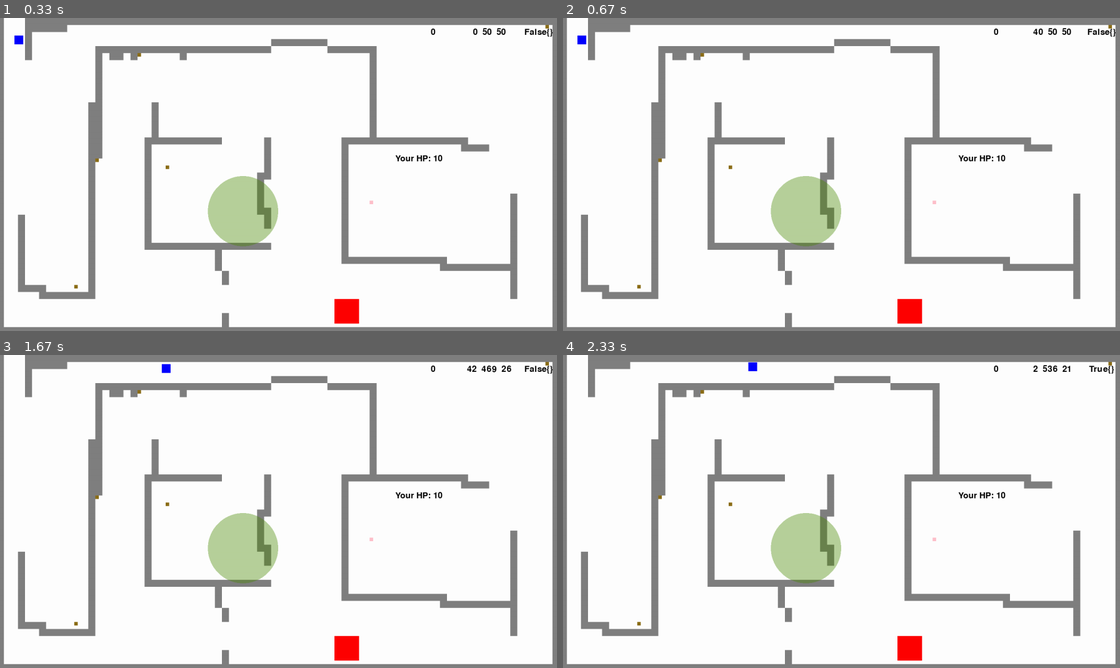
Above: before the commit, frames 1-4 (two rows, left to right).
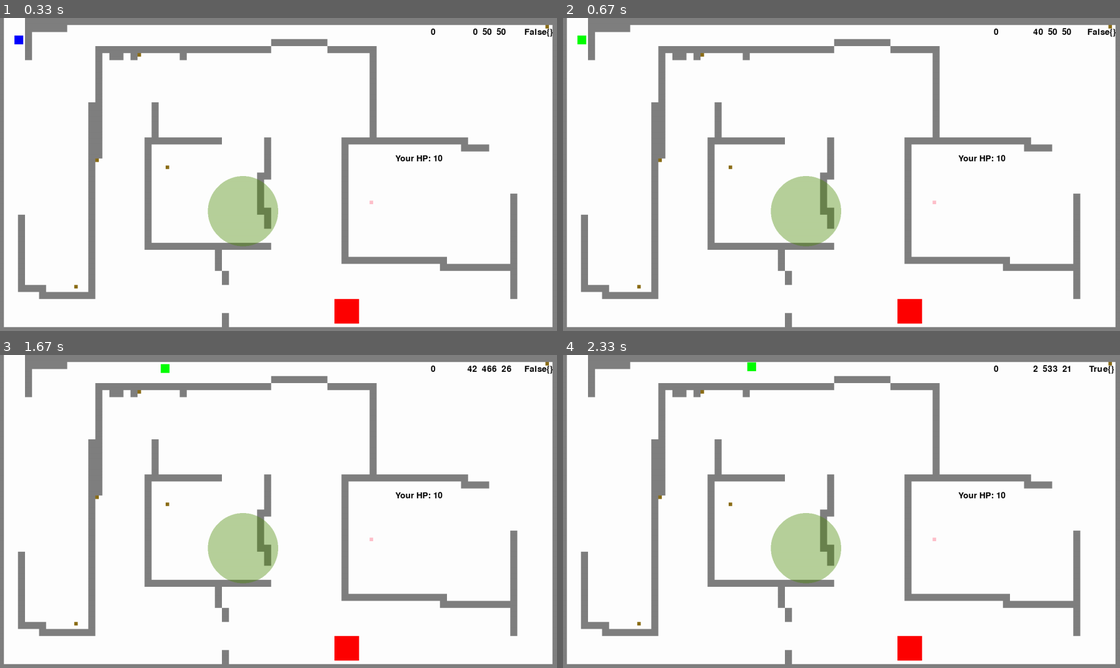
Above: after the commit, the same moments.

Repository: HerbertHomolka1/touhou
Game: pygame game, started from mypygame.py
The game is run twice, just before and just after one commit, with the same random seed, the same clock (stepped at 60 frames per second) and the same inputs.
Inputs (mouse positions are in pixels of both pictures, inside the frame that each line leads up to):
- Up to frame 1 (0.33 s): no input
- Up to frame 2 (0.67 s): tap Space at 0.33 s
- Up to frame 3 (1.67 s): press the mouse at (295, 605) at 0.7 s; move the mouse to (317, 570) at 0.8 s; release the mouse at (334, 536) at 0.93 s; hold Right 1-1.47 s; move the mouse to (289, 408) at 1.03 s; tap Space at 1.07, 1.37, 1.57 s; hold Up from 1.5 s (still down)
- Up to frame 4 (2.33 s): release Up at 1.8 s; hold Right 1.83-2.3 s; tap Space at 1.9, 2.2 s; tap I at 1.98 s

Frame 1 is identical in both runs. In frame 2, less than 0.1% of the frame differs, in the area x 2-5%, y 5-9%; in frame 3, 0.1%, in the area x 28-90%, y 2-6%; in frame 4, less than 0.1%.

Commit message:
code cleaned. not yet distributed into more files.

Diff:
--- a/mypygame.py
+++ b/mypygame.py
@@ -516,15 +516,12 @@
 
     def attack(self, whom):
         my_damage = self.get_stats('strength')
-        print("{} attacks for {} damage.".format(self.name, my_damage))
+
         whom.receive_damage(my_damage)
 
     def receive_damage(self, damage):
         self.hp -= damage
-        if self.hp <= 0:
-            print("{} has been defeated!".format(self.name))
-        else:
-            print("{} received {} damage. Remaining HP: {}".format(self.name, damage, self.hp))
+
 
     def inflict_status(self, status_effect):
         self.status[status_effect.__class__.__name__] = status_effect
@@ -604,26 +601,36 @@
         spell_methods = [getattr(spell, method) for method in dir(spell) if callable(getattr(spell, method)) and not method.startswith("__")]
         self.learned_spells = self.learned_spells.union(spell_methods)
 
-    def teleport(self, keys):
+    def teleport(self, keys, walls):
         if 'teleport' in self.learned_spells:
-            #say_sth(you,str(self.teleport_countdown))
             if keys[K_SPACE]:
-
                 if self.teleport_countdown == 0:
-
+                    change_x = 0
+                    change_y = 0
                     if keys[K_RIGHT]:
-                        self.x += 400
+                        change_x = 1
                     elif keys[K_LEFT]:
-                        self.x -= 400
-                    else:
-                        self.x += 0
+                        change_x = -1
                     if keys[K_DOWN]:
-                        self.y += 400
+                        change_y = 1
                     elif keys[K_UP]:
-                        self.y -=400
-                    else:
-                        self.y += 0
-                        print(keys[K_RIGHT] or keys[K_DOWN])
+                        change_y = -1
+
+                    new_x = self.x + 400 * change_x
+                    new_y = self.y + 400 * change_y
+                    new_rect = pygame.Rect(new_x, new_y, 8, 8)
+
+                    collision_detected = False
+                    for wall in walls:
+                        if new_rect.colliderect(wall):
+                            collision_detected = True
+                            break
+
+                    if not collision_detected:
+                        self.x = new_x
+                        self.y = new_y
+                        self.rect = new_rect
+
 
                     self.teleport_countdown = 60
             if self.teleport_countdown > 0:
@@ -660,7 +667,7 @@
 
 
 
-    def control_your_movement(self,keys):
+    def control_your_movement(self,keys,walls):
 
         if (keys[K_LEFT] or keys[K_RIGHT]) and (keys[K_UP] or keys[K_DOWN]):
             modifier = math.sqrt(2)/2
@@ -683,11 +690,10 @@
         if keys[K_DOWN]:
             you.y += your_speed *modifier
 
-        you.teleport(keys)
-
 
         you.rect = pygame.Rect(you.x, you.y, you.size, you.size)
         avoid_wall_collision(you)
+        you.teleport(keys,walls)
 
     def attempt_escape(self):
         if you.immunity['left_or_right'] == 'left':
@@ -898,6 +904,8 @@
 # Initialize Pygame
 pygame.init()
 
+print('start')
+
 # Set up the display
 window_width, window_height = 1600, 900
 window = pygame.display.set_mode((window_width, window_height))
@@ -967,11 +975,10 @@
     if 'Bind' in you.status:
         you.attempt_escape()
     else:
-        you.control_your_movement(keys)    # Update the enemy's position to move towards the player
+        you.control_your_movement(keys,walls)    # Update the enemy's position to move towards the player
 
     you.immunity_check_and_setup()
 
-    #print(you.stealth)
 
     enemy_behaviour(enemies, you, walls)
 
@@ -983,7 +990,10 @@
         pygame.draw.rect(window, GRAY, wall)
 
     # Draw the player
-    pygame.draw.rect(window, BLUE, (you.x, you.y, your_size, your_size))
+    if you.teleport_countdown > 0:
+        pygame.draw.rect(window, GREEN, (you.x, you.y, your_size, your_size))
+    else:
+        pygame.draw.rect(window, BLUE, (you.x, you.y, your_size, your_size))
 
     # Draw the enemy
     for enemy in enemies:
